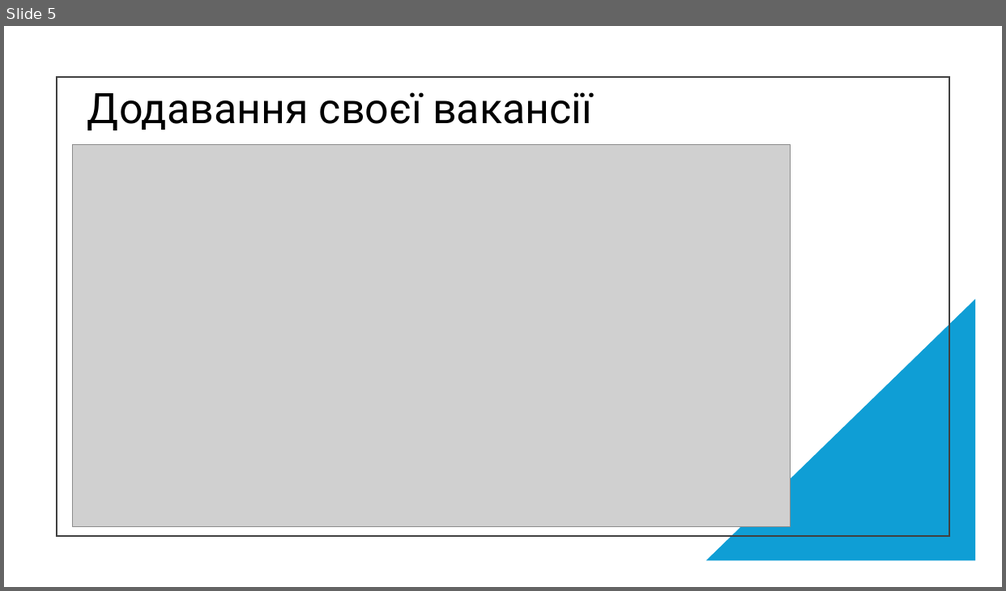
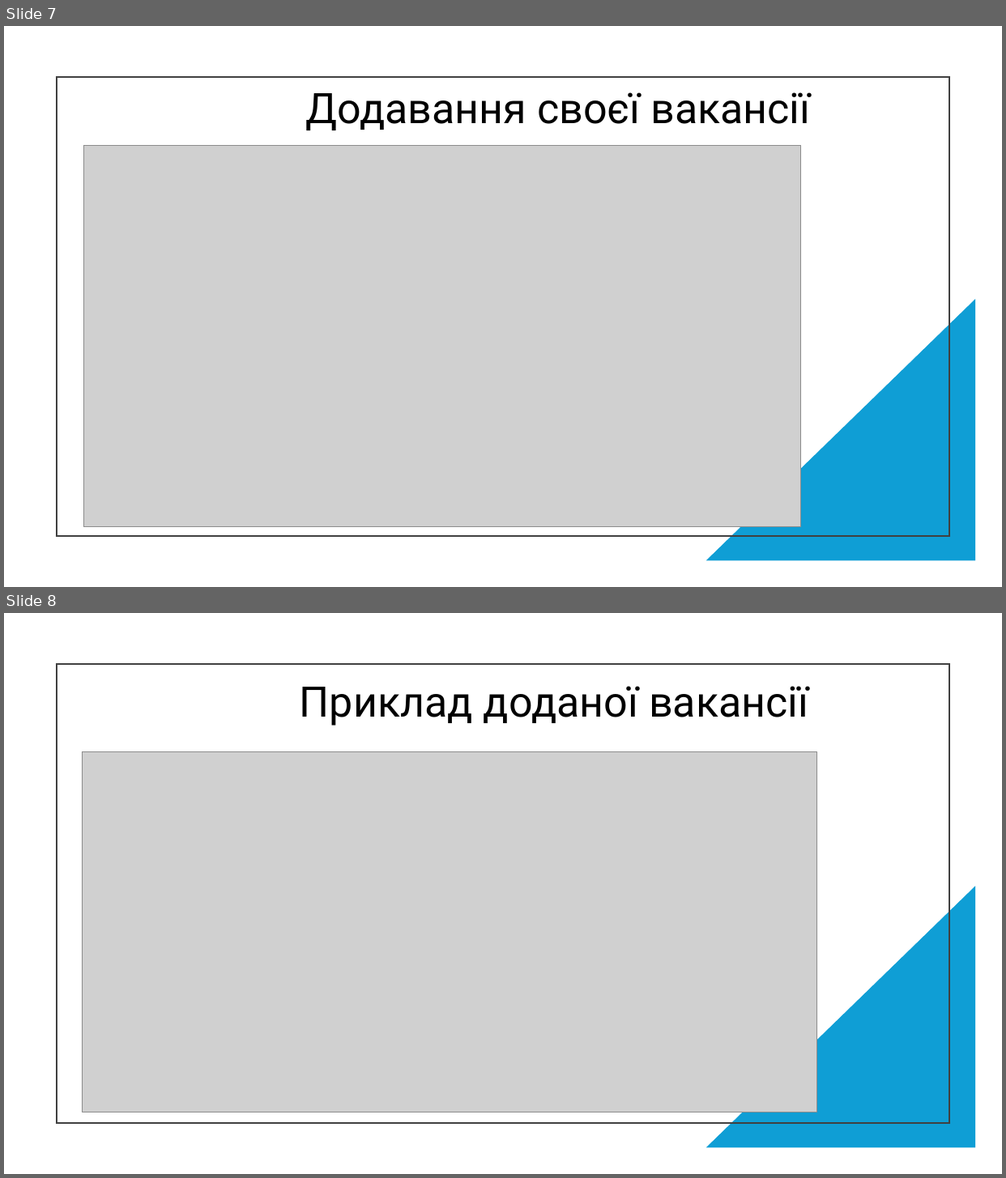
Before and after one commit to WhyTile/Unik-practice, a slide deck: Презентація.pptx. Shown one above the other, each under a label of ours: slide 5 before the commit, slides 7 and 8 after it. The pictures are 1006x591 and 1006x1178 pixels, drawn with LibreOffice and Linux fonts; fonts in the diff are those of the drawing; grey boxes stand for pictures. Boxes give left, top, right and bottom in pixels: in the first picture for what was removed or moved away, otherwise in the second. Text is boxed around its words. In the diff, an @@ line names an element or a change of style, - is before the commit and + after.

```diff
--- a/Презентація.pptx
+++ b/Презентація.pptx
@@ slide 8 added at box(4, 613, 1002, 1174), background #FFFFFF @@
@@ rectangle added at box(57, 664, 949, 1122), outline #404040 1.5 pt @@
@@ title added at box(300, 686, 808, 726), 40.5 pt, text #000000 @@
+Приклад доданої вакансії
@@ picture added at box(83, 752, 817, 1112) @@
@@ right triangle added at box(706, 886, 976, 1148), fill #0F9ED5 @@
@@ what was slide 5 is now slide 7 @@
@@ slide 7 changed as well @@
@@ title "Додавання своєї вакансії": place and size @@
-title "Додавання своєї вакансії" at box(87, 92, 592, 130)
+title "Додавання своєї вакансії" at box(305, 92, 810, 130)
@@ picture: place and size @@
-picture at box(73, 145, 790, 527)
+picture at box(83, 146, 800, 527)
```
Also in this commit, not shown: 7 other slides changed, 5 other slides added, 1 slide removed.
